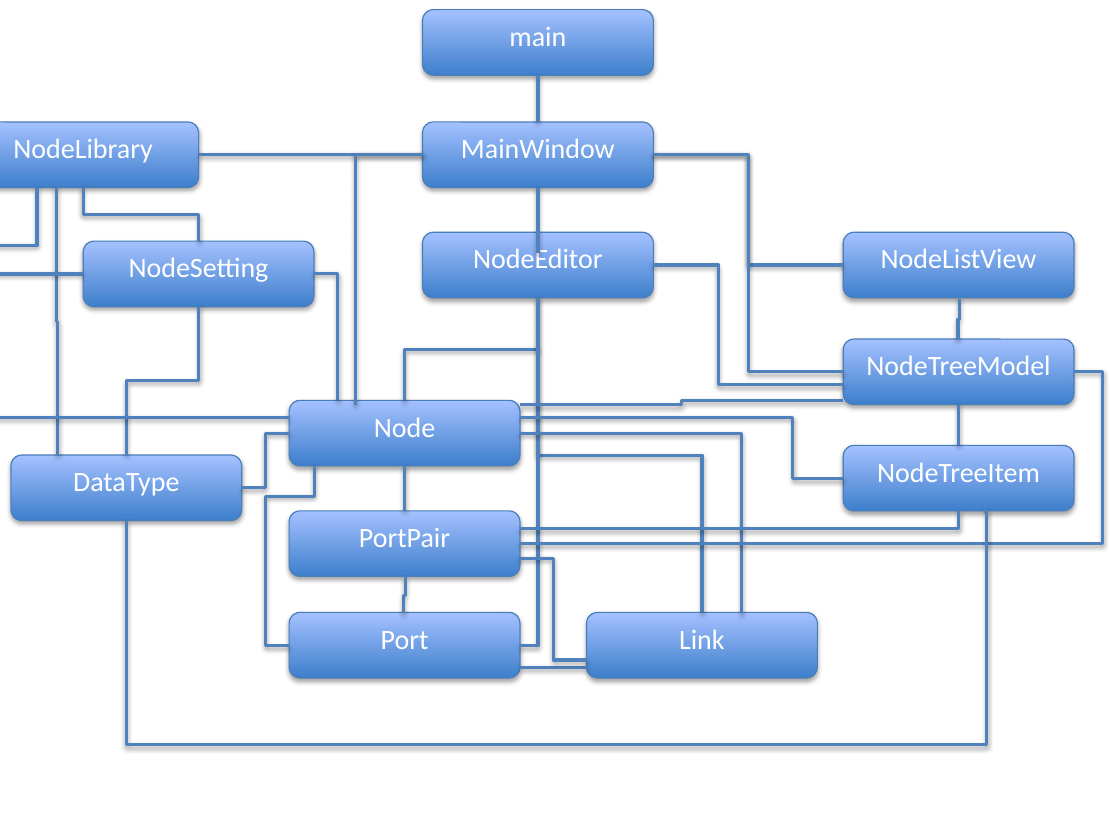
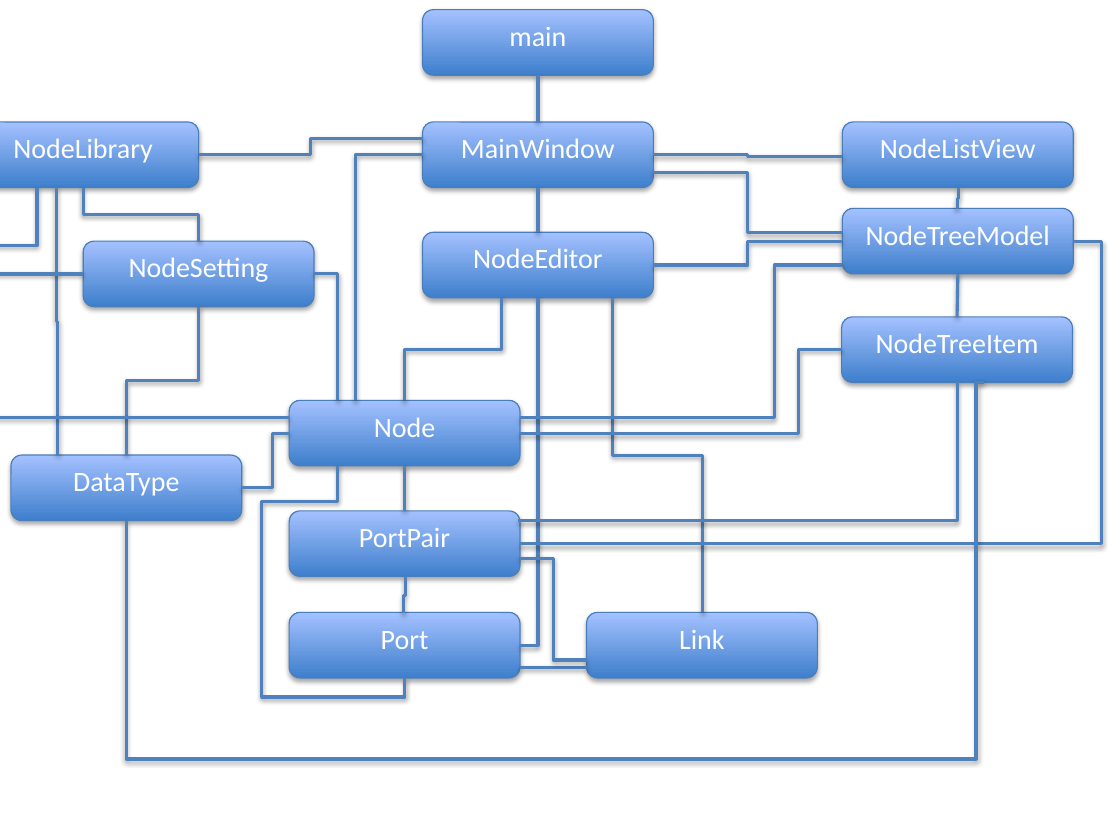
Before and after one commit to TimVanMourik/Porcupine, a slide deck: slide 1 of Documents/ClassDiagram.pptx. Drawn at 1120x840 pixels with LibreOffice and Linux fonts; fonts in the diff are those of the drawing. Boxes give left, top, right and bottom in pixels: in the first picture for what was removed or moved away, otherwise in the second. Text is boxed around its words. In the diff, an @@ line names an element or a change of style, - is before the commit and + after.

```diff
--- a/Documents/ClassDiagram.pptx
+++ b/Documents/ClassDiagram.pptx
@@ line moved from (422, 155) - (198, 155) to (198, 155) - (422, 139) @@
@@ line (198, 155) - (422, 139): line to elbow line @@
@@ rounded rectangle "NodeListView": place and size @@
-rounded rectangle "NodeListView" at (843,232,1074,298)
+rounded rectangle "NodeListView" at (842,122,1073,188)
@@ elbow line moved from (422, 155) - (355, 404) to (422, 155) - (355, 401) @@
@@ elbow line moved from (653, 155) - (843, 265) to (653, 155) - (842, 157) @@
@@ elbow line moved from (653, 155) - (843, 372) to (653, 172) - (842, 232) @@
@@ line moved from (538, 187) - (538, 253) to (538, 187) - (538, 232) @@
@@ elbow line moved from (958, 339) - (960, 299) to (958, 209) - (959, 188) @@
@@ elbow line moved from (1074, 372) - (520, 543) to (1073, 241) - (520, 543) @@
@@ elbow line moved from (520, 404) - (843, 401) to (520, 418) - (842, 265) @@
@@ elbow line moved from (653, 265) - (843, 385) to (653, 265) - (842, 241) @@
@@ elbow line moved from (538, 298) - (404, 401) to (502, 298) - (404, 401) @@
@@ elbow line moved from (538, 348) - (520, 645) to (538, 298) - (520, 645) @@
@@ elbow line moved from (538, 298) - (702, 613) to (613, 298) - (702, 613) @@
@@ 2 rounded rectangles, 1 line: place and size @@
-2 rounded rectangles, 1 line at (843,339,1074,512)
+2 rounded rectangles, 1 line at (842,208,1073,383)
@@ elbow line moved from (843, 478) - (520, 418) to (842, 349) - (520, 433) @@
@@ elbow line moved from (983, 511) - (127, 521) to (983, 383) - (127, 521) @@
@@ elbow line moved from (520, 529) - (959, 511) to (519, 521) - (958, 383) @@
@@ elbow line (289, 433) - (242, 488): route changed @@
@@ elbow line removed from (520, 433) to (740, 613) @@
@@ elbow line moved from (314, 466) - (289, 645) to (338, 466) - (404, 678) @@
```
Also in this commit, not shown: 5 other files.
